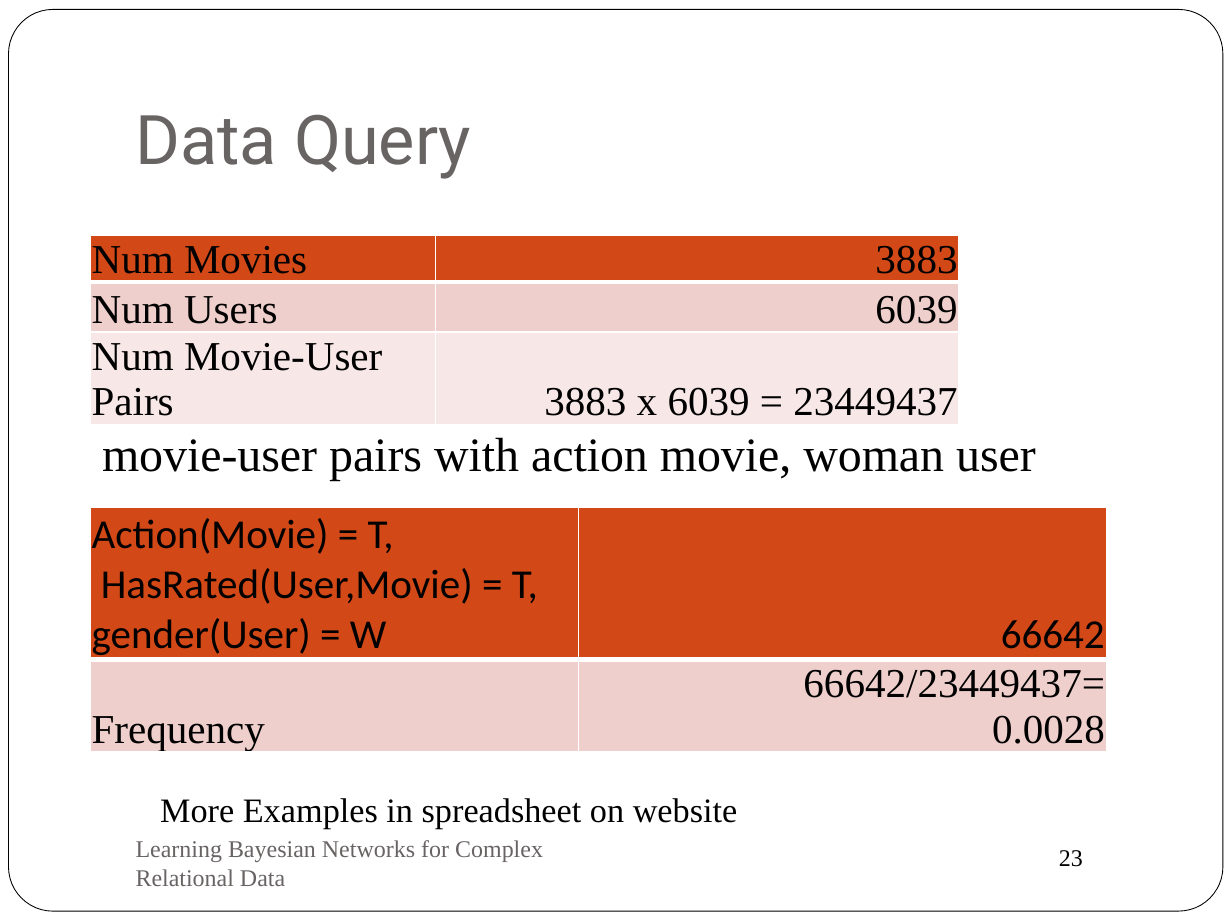
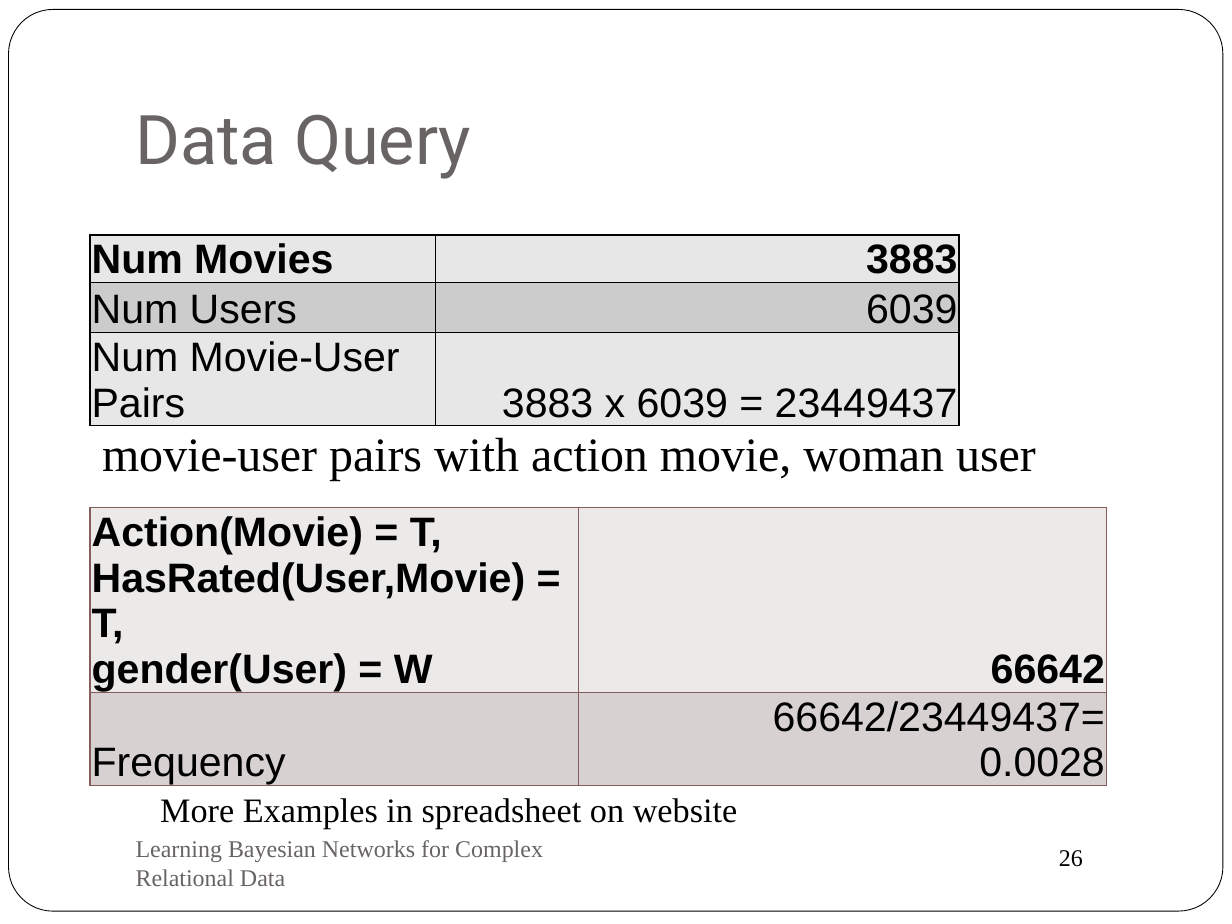
Before and after one commit to oschulte/srl-tutorial-slides, a slide deck: slide 26 of ch2-fo-bayes-nets.pptx (slide 23 before the commit). Drawn at 1232x924 pixels with LibreOffice and Linux fonts; fonts in the diff are those of the drawing. Boxes give left, top, right and bottom in pixels: in the first picture for what was removed or moved away, otherwise in the second. Text is boxed around its words. In the diff, an @@ line names an element or a change of style, - is before the commit and + after.

```diff
--- a/ch2-fo-bayes-nets.pptx
+++ b/ch2-fo-bayes-nets.pptx
@@ table at (90, 235, 960, 422) @@
@@ fill #D34817 to #E7E7E7 in row 1 @@
@@ fill #EFCFCC to #CCCCCC in row 2 @@
@@ fill #F7E9E8 to #E7E7E7 in row 3 @@
@@ font Times New Roman to Arial @@
@@ bold on in "Num Movies", "3883" @@
@@ borders changed @@
@@ table at (90, 508, 1106, 789) @@
@@ fill #D34817 to #EDEAEA in row 1 @@
@@ fill #EFCFCC to #D9D2D2 in row 2 @@
@@ font Calibri to Arial, bold on in "Action(Movie) = T,", "HasRated(User,Movie) = T,", "gender(User) = W", "66642" @@
@@ font Times New Roman to Arial in "Frequency", "66642/23449437=", "0.0028" @@
@@ borders changed @@
@@ page number at (1059, 850, 1083, 867): text changed @@
-23
+26
```
Also in this commit, not shown: 4 other slides changed, 3 slides added, 1 slide removed.
